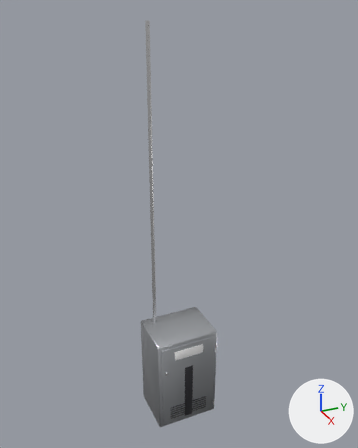
What one commit did to the FBX model project/Assets/Models/HQ/SystemRoom/SystemRoom_Breaker.fbx.
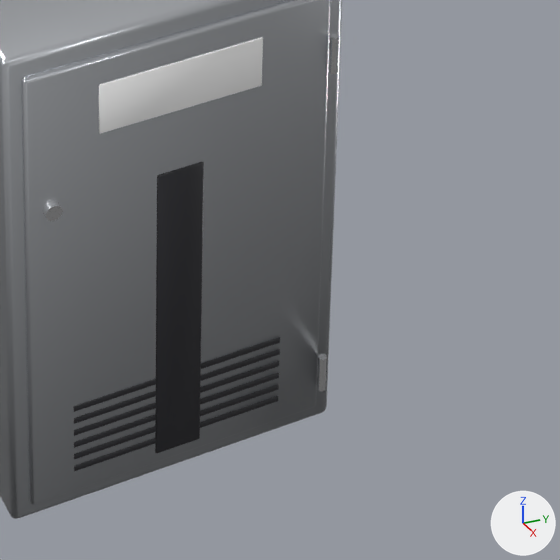
Each version appears first whole from a camera (50 mm lens) standing at (2.886, -1.33, 4.121) and looking at (-0.131, 0.028, 2.613), and next in a close-up on the part from 44% to 71% of the width and 75% to 97% of the height. Arrows for +X, +Y and +Z are at lower right; the lights stay in place. The older version's two pictures come first. Where no turn or scale is listed for an object, it has been applied to the vertices. Vertices at exactly the same position are counted once.

The first close-up shows 'SystemRoom_Breaker'.
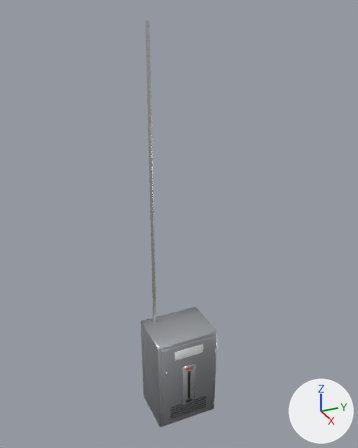
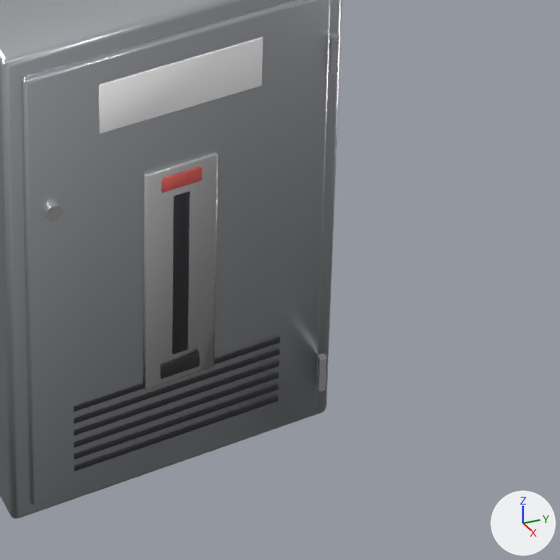
Boxes (x1, y1, x2, y2) around the edits, measured in the close-ups (560 x 560 px):
part 1 of me_systemroom_breaker, added (black)
    after: (172, 192, 190, 354)
part 2 of me_systemroom_breaker, added (black)
    after: (160, 353, 200, 379)
part 3 of me_systemroom_breaker, built on
    before: (159, 162, 204, 176)
    after: (143, 152, 218, 389)
part 4 of me_systemroom_breaker, recoloured
    before: (155, 163, 204, 453)
    after: (162, 167, 202, 193)

Patch to the scene script:
```diff
--- a/project/Assets/Models/HQ/SystemRoom/SystemRoom_Breaker.fbx.py
+++ b/project/Assets/Models/HQ/SystemRoom/SystemRoom_Breaker.fbx.py
@@ mat_sys_leverred @@
+mat_sys_leverred = principled_material('SYS_LeverRed')
+mat_sys_leverred.base_color = (0.75, 0.12, 0.1)  # red #e16159
+mat_sys_leverred.roughness = 0.45
@@ me_systemroom_breaker @@
 # used by ob_systemroom_breaker; location = (0.0, 0.0, 0.0)
-me_systemroom_breaker.from_pydata(...)  # 1056 vertices, 1046 faces; spans x -0.28..0.13, y -0.25..0.25, z 0.95..3.99
+me_systemroom_breaker.from_pydata(...)  # 1344 vertices, 1340 faces; spans x -0.28..0.13, y -0.25..0.25, z 0.95..3.99
+# me_systemroom_breaker part 1: the loose piece of 96 vertices spanning x 0.11..0.12, y -0.22..0.23, z 0.98..1.72 is copied, and the copy is scaled about its middle by (0.333, 0.0496, 0.379), then moved by (0.01, 0.0, -0.03), in mat_sys_black (black #27272c); it spans x 0.12..0.13, y -0.01..0.01, z 1.18..1.46
+# me_systemroom_breaker part 2: the loose piece of 96 vertices spanning x 0.12, y -0.16..0.16, z 1.13..1.14 is copied, and the copy is scaled about its middle by (0.504, 0.185, 2.56), then moved by (0.01, 0.0, 0.02); it spans x 0.12..0.13, y -0.03..0.03, z 1.14..1.17
+# me_systemroom_breaker part 3
+# 37 faces are deleted
+# 23 vertices in x 0.12, y -0.03..0.03, z 1.0 move by (0.01, 0.0, 0.47)
+# 19 vertices in x 0.12, y -0.03..0.03, z 1.0 move by (0.0, 0.0, 0.47)
+# 5 vertices in x 0.12, y 0.03..0.04, z 1.0 move by (0.0, 0.02, 0.13)
+# 5 vertices in x 0.12, y 0.03..0.04, z 1.5 move by (0.0, 0.02, 0.01)
+# 3 vertices in x 0.12, y -0.03, z 1.5 move by (0.01, 0.0, 0.0)
+# 24 vertices move from x 0.12, y -0.03..0.04, z 1.0..1.5 to x 0.12..0.13, y -0.05..0.03, z 1.47..1.51
+# 88 vertices are added at x 0.12..0.13, y -0.05..0.06, z 1.13..1.51
+# 8 new vertices lie (0.0, 0.0, -0.38) away from vertices in x 0.12, y -0.05..0.05, z 1.51
+# 98 new faces join them, mat_sys_chrome (white #ededef)
+# 37 new faces join them, mat_sys_leverred (red #e16159)
+# me_systemroom_breaker part 4: 61 faces spanning x 0.12..0.13, y -0.03..0.03, z 1.47..1.5 switch from mat_sys_black (black #27272c) to mat_sys_leverred (red #e16159)
 me_systemroom_breaker.materials.append(mat_sys_metallight)
```
